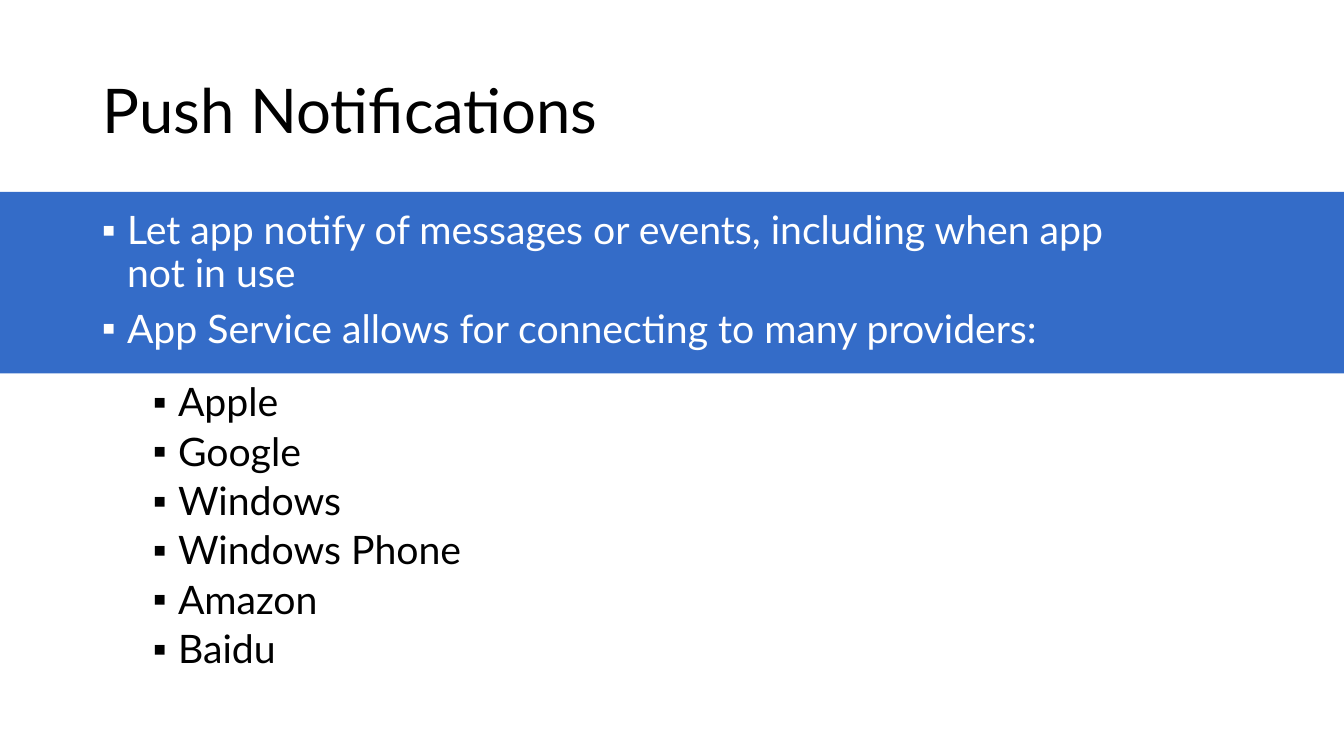
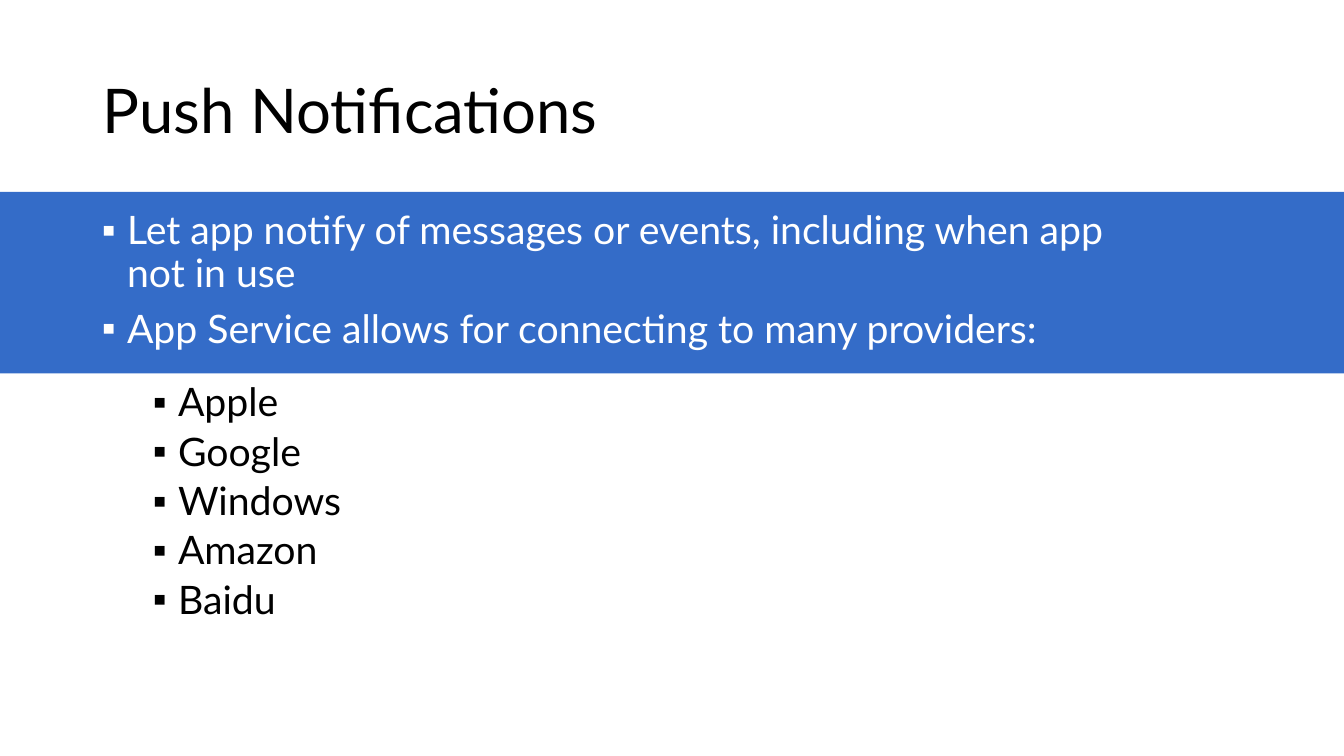
Before and after one commit to microsoft/AcademicContent, a slide deck: slide 13 of Complimentary Course Content/Module3/Lessons/Module3_Lesson12 Mobile Apps with Microsoft Azure App Service.pptx. Drawn at 1344x756 pixels with LibreOffice and Linux fonts; fonts in the diff are those of the drawing. Boxes give left, top, right and bottom in pixels: in the first picture for what was removed or moved away, otherwise in the second. Text is boxed around its words. In the diff, an @@ line names an element or a change of style, - is before the commit and + after.

```diff
--- a/Complimentary Course Content/Module3/Lessons/Module3_Lesson12 Mobile Apps with Microsoft Azure App Service.pptx
+++ b/Complimentary Course Content/Module3/Lessons/Module3_Lesson12 Mobile Apps with Microsoft Azure App Service.pptx
@@ text at [178, 535, 461, 565]: paragraph removed @@
-  ▪ Windows Phone
```
Also in this commit, not shown: 2 other slides changed, 9 other files.
